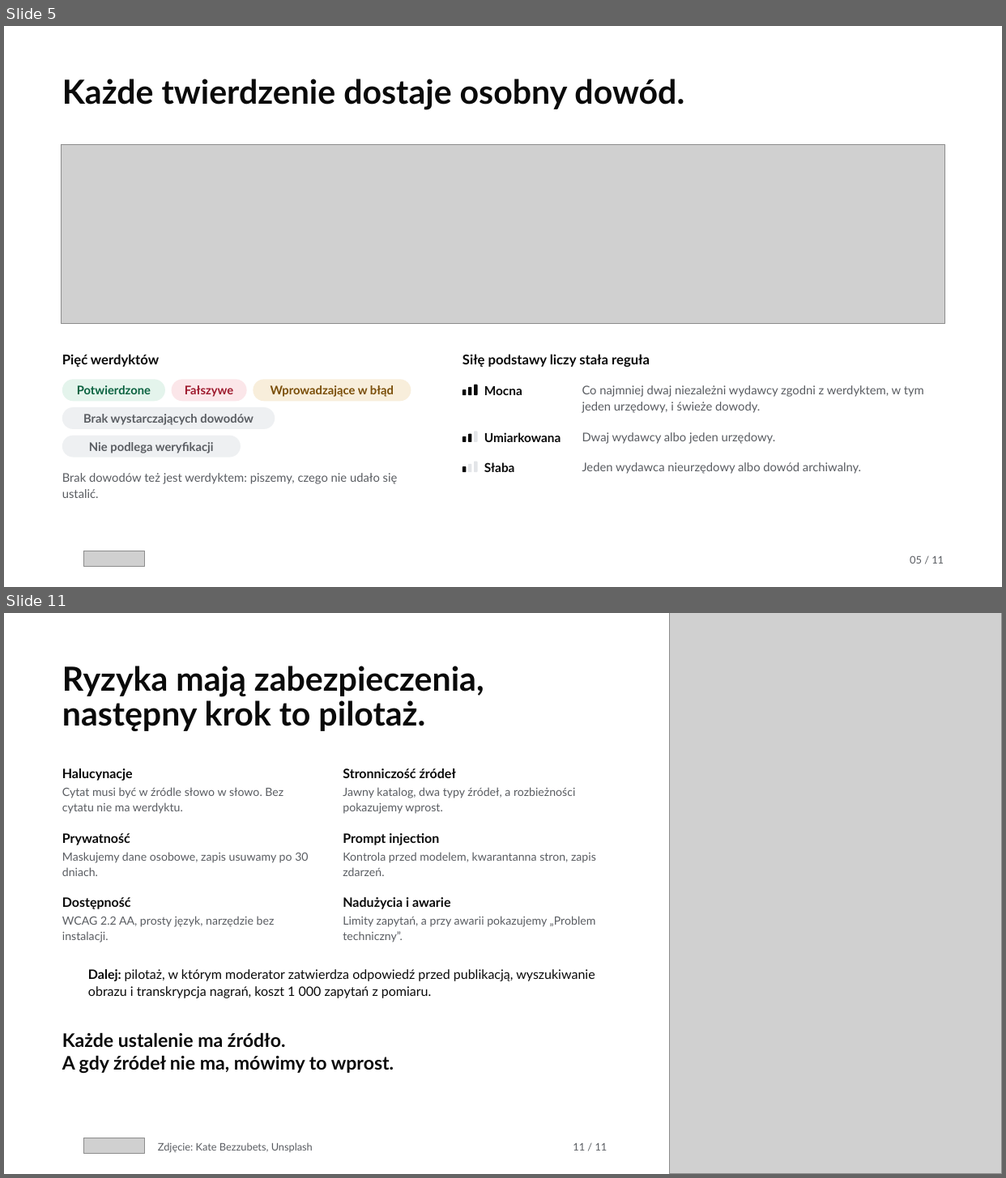
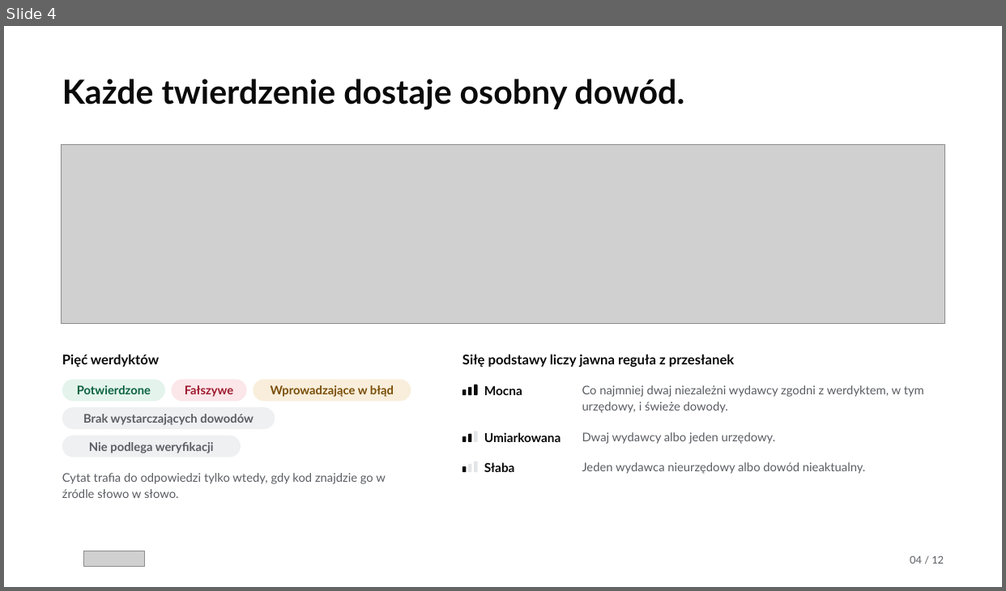
Before and after one commit to Meritum-HackNation2026/meritum-marketing, a slide deck: deck/meritum-deck.pptx. Shown one above the other, each under a label of ours: slides 5 and 11 before the commit, slide 4 after it; the slides between them are not shown. The pictures are 1006x1178 and 1006x591 pixels, drawn with LibreOffice and Linux fonts; fonts in the diff are those of the drawing; grey boxes stand for pictures; background and template pictures are left out. Boxes give left, top, right and bottom in pixels: in the first picture for what was removed or moved away, otherwise in the second. Text is boxed around its words. In the diff, an @@ line names an element or a change of style, - is before the commit and + after.

Commit message:
feat(deck): oba decki pokazują zmierzone wyniki, koszty, skalowanie i diagram kontenerów (#21)
Oba decki mają 12 slajdów w tej samej kolejności. Slajd z wynikami pokazuje
przebieg 7b przy każdym celu, także tam, gdzie celu nie spełniamy. Doszły
slajdy o kosztach według poziomu przyjęcia i o skalowaniu, każdy z linkiem
do arkusza. Slajd o użytkownikach wszedł do slajdu o kanałach, a pasek
postępu i strona wstrzymania do jednego slajdu z wynikiem.
Pełny diagram kontenerów, siedem przebiegów i prognoza są w dodatku
(deck/meritum-own/dodatek.html) poza limitem 12 slajdów.
Deck zespołu wycina tabele z liczbami z index.html, więc liczby w obu
deckach są te same.

```diff
--- a/deck/meritum-deck.pptx
+++ b/deck/meritum-deck.pptx
@@ slide 11 removed at <box>4,613,1002,1174</box>, background #FFFFFF @@
@@ picture removed at <box>670,613,1002,1174</box> @@
@@ text removed at <box>62,666,484,731</box> @@
-Ryzyka mają zabezpieczenia, następny krok to pilotaż.
@@ text removed at <box>62,769,133,781</box> @@
-Halucynacje
@@ text removed at <box>343,769,456,778</box> @@
-Stronniczość źródeł
@@ text removed at <box>62,787,283,814</box> @@
-Cytat musi być w źródle słowo w słowo. Bez cytatu nie ma werdyktu.
@@ text removed at <box>343,787,576,814</box> @@
-Jawny katalog, dwa typy źródeł, a rozbieżności pokazujemy wprost.
@@ text removed at <box>62,833,130,845</box> @@
-Prywatność
@@ text removed at <box>62,852,308,876</box> @@
-Maskujemy dane osobowe, zapis usuwamy po 30 dniach.
@@ text removed at <box>343,833,439,845</box> @@
-Prompt injection
@@ text removed at <box>343,852,596,876</box> @@
-Kontrola przed modelem, kwarantanna stron, zapis zdarzeń.
@@ text removed at <box>62,897,131,909</box> @@
-Dostępność
@@ text removed at <box>343,897,451,909</box> @@
-Nadużycia i awarie
@@ text removed at <box>62,916,275,943</box> @@
-WCAG 2.2 AA, prosty język, narzędzie bez instalacji.
@@ text removed at <box>343,916,596,943</box> @@
-Limity zapytań, a przy awarii pokazujemy „Problem techniczny”.
@@ text removed at <box>88,969,594,999</box> @@
-Dalej: pilotaż, w którym moderator zatwierdza odpowiedź przed publikacją, wyszukiwanie obrazu i transkrypcja nagrań, koszt 1 000 zapytań z pomiaru.
@@ text removed at <box>62,1033,394,1073</box> @@
-Każde ustalenie ma źródło.
-A gdy źródeł nie ma, mówimy to wprost.
@@ picture removed at <box>84,1138,145,1153</box> @@
@@ text removed at <box>158,1143,313,1152</box> @@
-Zdjęcie: Kate Bezzubets, Unsplash
@@ text removed at <box>573,1144,607,1151</box> @@
-11 / 11
@@ what was slide 5 is now slide 4 @@
@@ slide 4 changed as well @@
@@ text at <box>462,354,734,367</box>: text changed @@
-Siłę podstawy liczy stała reguła
+Siłę podstawy liczy jawna reguła z przesłanek
@@ text at <box>582,386,924,413</box>: text changed @@
-Co najmniej dwaj niezależni wydawcy zgodni z werdyktem, w tym jeden urzędowy, i świeże dowody.
+Co najmniej dwaj niezależni wydawcy zgodni z werdyktem, w tym urzędowy, i świeże dowody.
@@ text at <box>582,463,865,474</box>: text changed @@
-Jeden wydawca nieurzędowy albo dowód archiwalny.
+Jeden wydawca nieurzędowy albo dowód nieaktualny.
@@ text at <box>62,473,386,498</box>: text changed @@
-Brak dowodów też jest werdyktem: piszemy, czego nie udało się ustalić.
+Cytat trafia do odpowiedzi tylko wtedy, gdy kod znajdzie go w źródle słowo w słowo.
@@ text at <box>910,556,944,564</box>: text changed @@
-05 / 11
+04 / 12
```
Also in this commit, not shown: 4 other slides changed, 7 slides added, 5 other slides removed, 38 other files.
